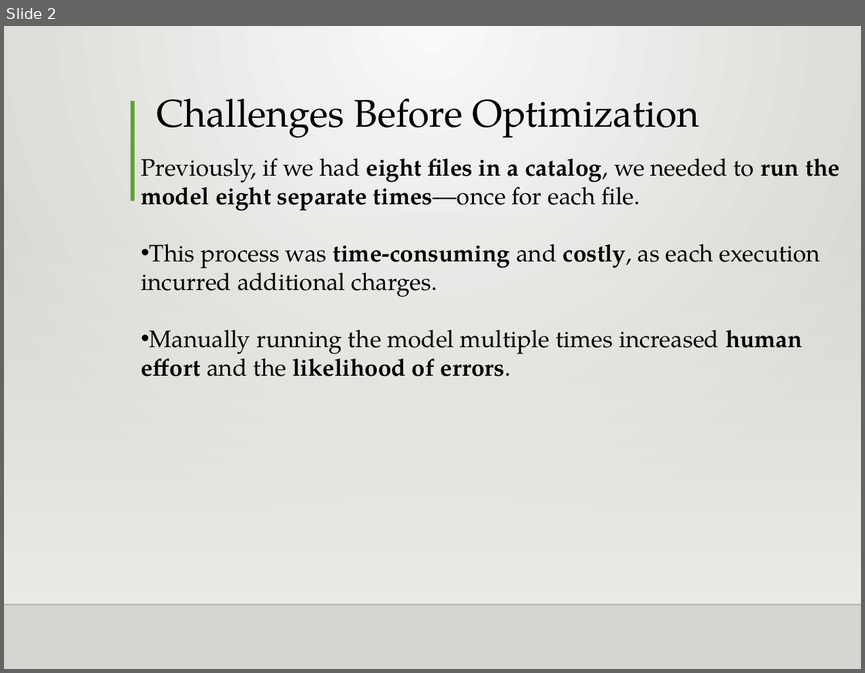
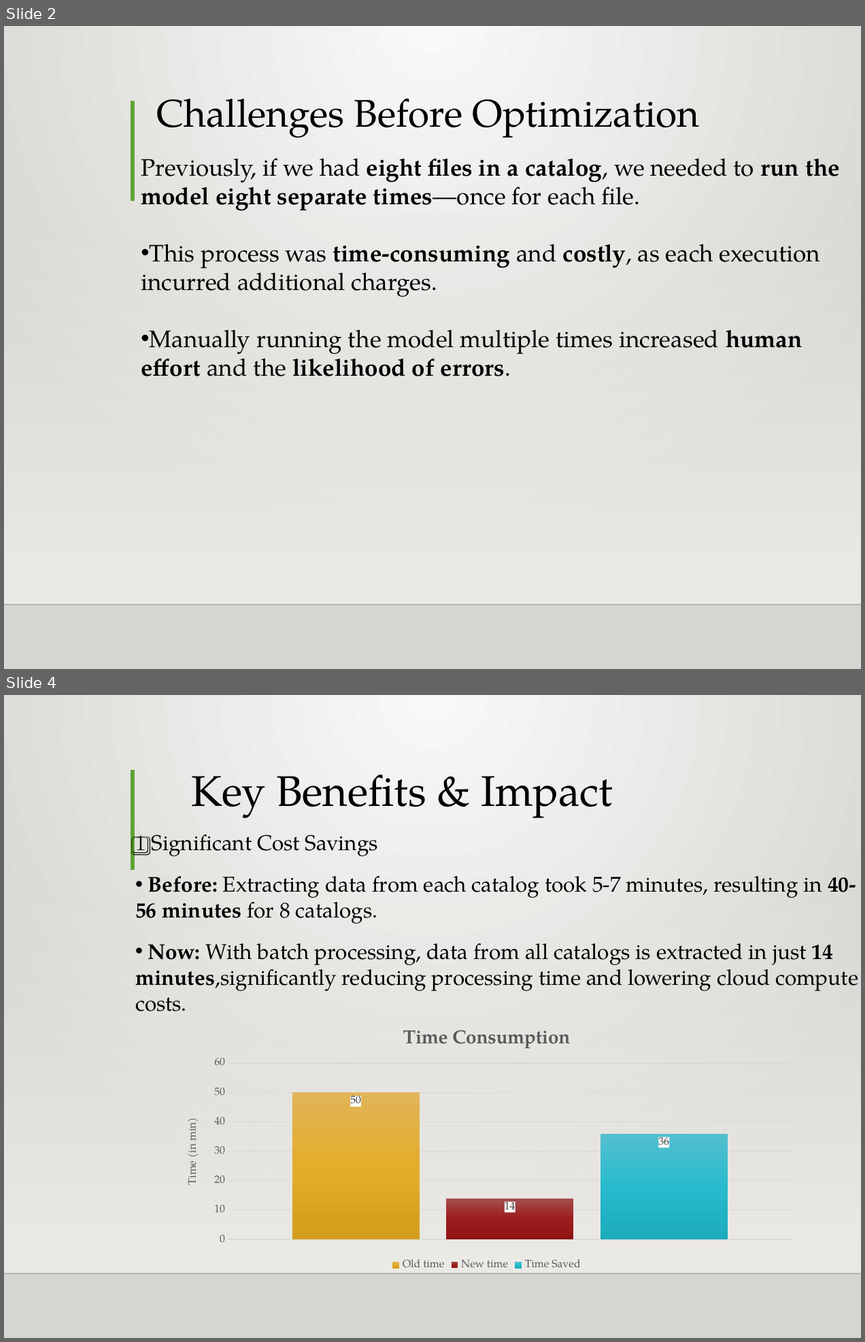
Before and after one commit to mkaushik07/Achievements, a slide deck: Presentation for BigQuery Optimization.pptx. Shown one above the other, each under a label of ours: slide 2 before the commit, slides 2 and 4 after it; the slides between them are not shown. The pictures are 865x673 and 865x1342 pixels, drawn with LibreOffice and Linux fonts; fonts in the diff are those of the drawing; background and template pictures are left out. Boxes give left, top, right and bottom in pixels: in the first picture for what was removed or moved away, otherwise in the second. Text is boxed around its words. In the diff, an @@ line names an element or a change of style, - is before the commit and + after.

```diff
--- a/Presentation for BigQuery Optimization.pptx
+++ b/Presentation for BigQuery Optimization.pptx
@@ slide 4 added at (4, 695, 861, 1338), background gradient #FAFAF9 to #D7D5D2; not listed: 3 template elements that a slide beside it also shows @@
@@ title added at (192, 775, 613, 818), 36 pt, text #000000 @@
+Key Benefits & Impact
@@ text added at (135, 834, 859, 1011), 18 pt, text #000000 @@
+1️⃣ Significant Cost Savings
+• Before: Extracting data from each catalog took 5-7 minutes, resulting in 40- 56 minutes for 8 catalogs.
+• Now: With batch processing, data from all catalogs is extracted in just 14 minutes,significantly reducing processing time and lowering cloud compute costs.
@@ column chart added at (169, 1016, 804, 1273) @@
+title "Time Consumption "
+categories: 1
+Old time: 50
+New time: 14
+Time Saved: 36
```
Also in this commit, not shown: 4 slides changed, 1 other slide added, 1 slide removed.
